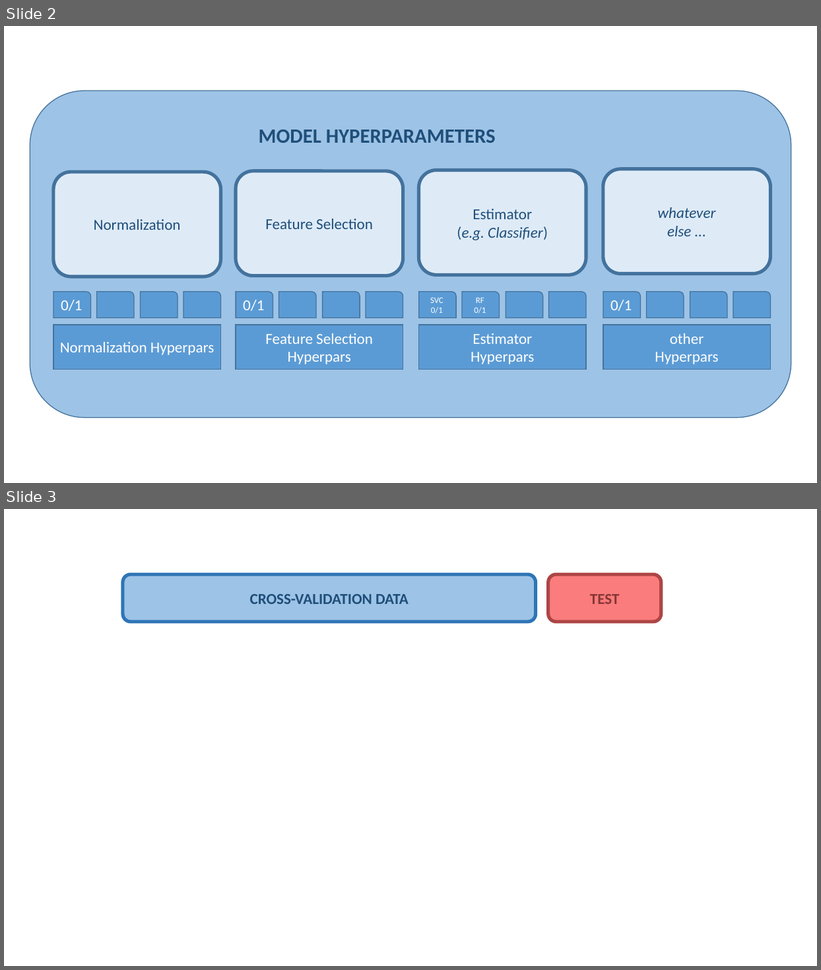
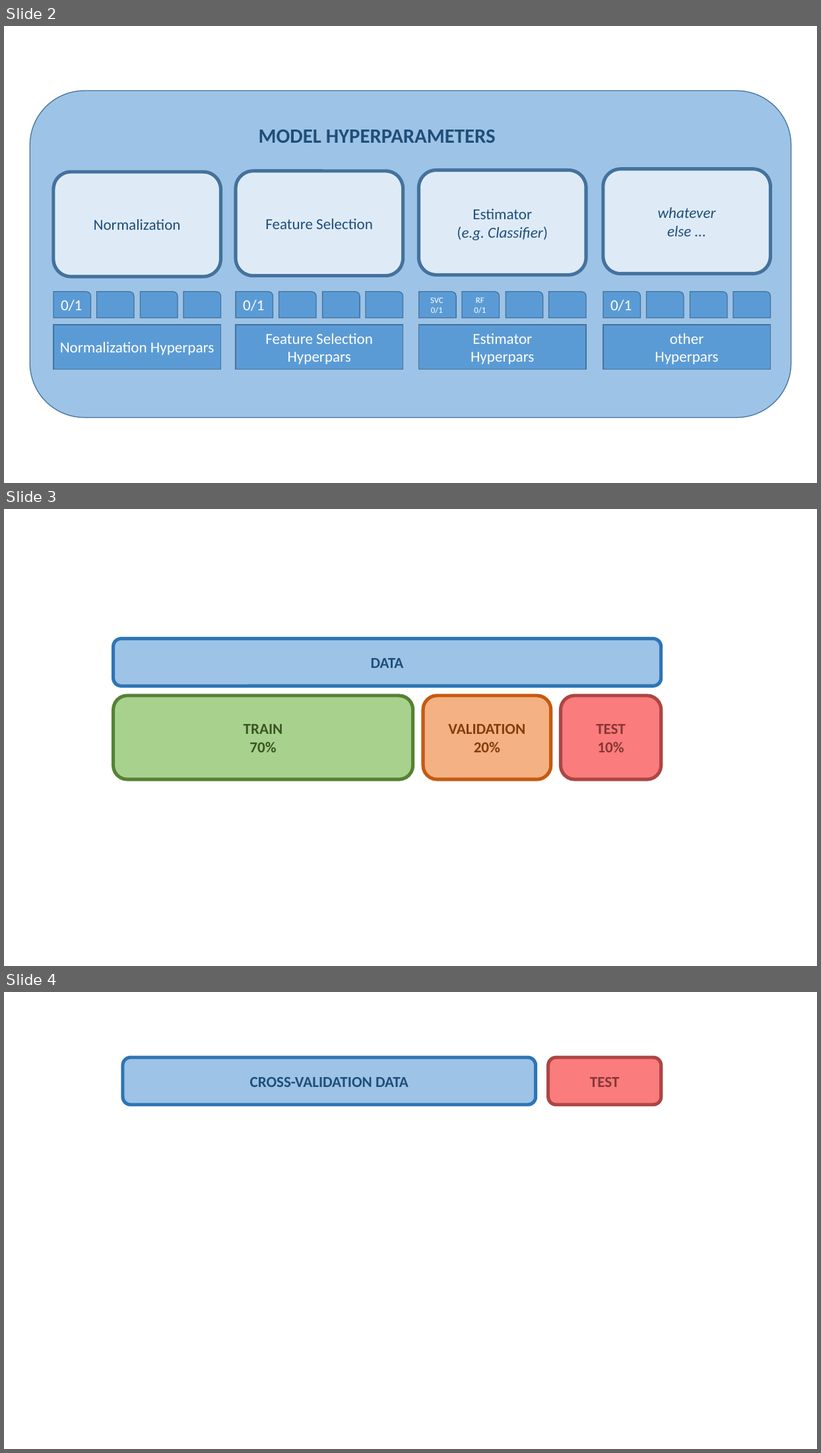
Before and after one commit to astrostatistics-in-crete/2022_summer_school, a slide deck: ML_Practises/images/ML Practices.pptx. Shown one above the other, each under a label of ours: slides 2 and 3 before the commit, slides 2, 3 and 4 after it. The pictures are 821x970 and 821x1453 pixels, drawn with LibreOffice and Linux fonts; fonts in the diff are those of the drawing. Boxes give left, top, right and bottom in pixels: in the first picture for what was removed or moved away, otherwise in the second. Text is boxed around its words. In the diff, an @@ line names an element or a change of style, - is before the commit and + after.

```diff
--- a/ML_Practises/images/ML Practices.pptx
+++ b/ML_Practises/images/ML Practices.pptx
@@ slide 3 added at (4, 509, 817, 966), background #FFFFFF @@
@@ group added at (113, 639, 661, 780): 4 rounded rectangles @@
+TEST
+10%
+TRAIN
+70%
+VALIDATION
+20%
+DATA
@@ what was slide 3 is now slide 4 @@
```
Also in this commit, not shown: 1 other slide added, 3 other files.
